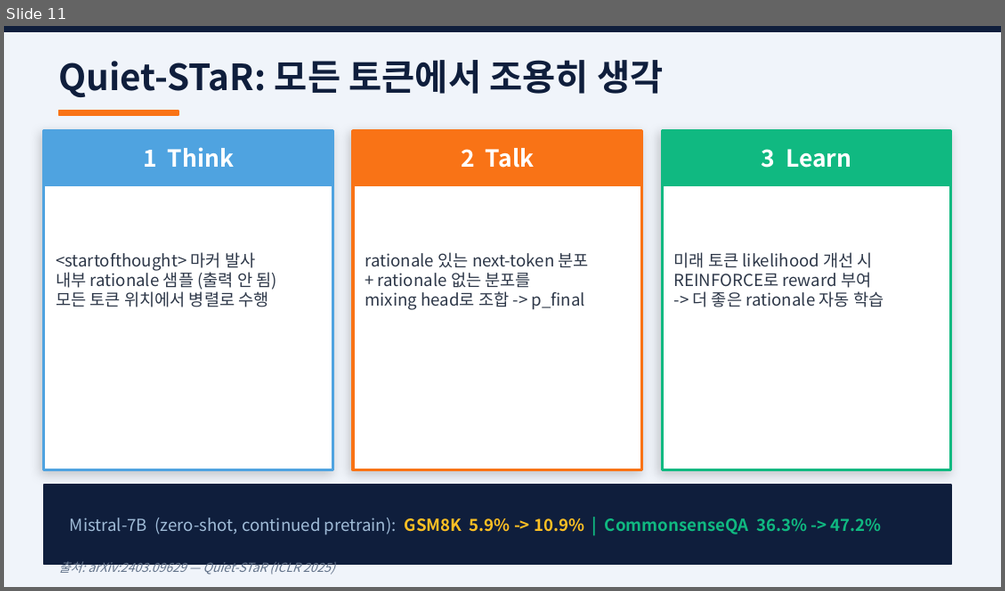
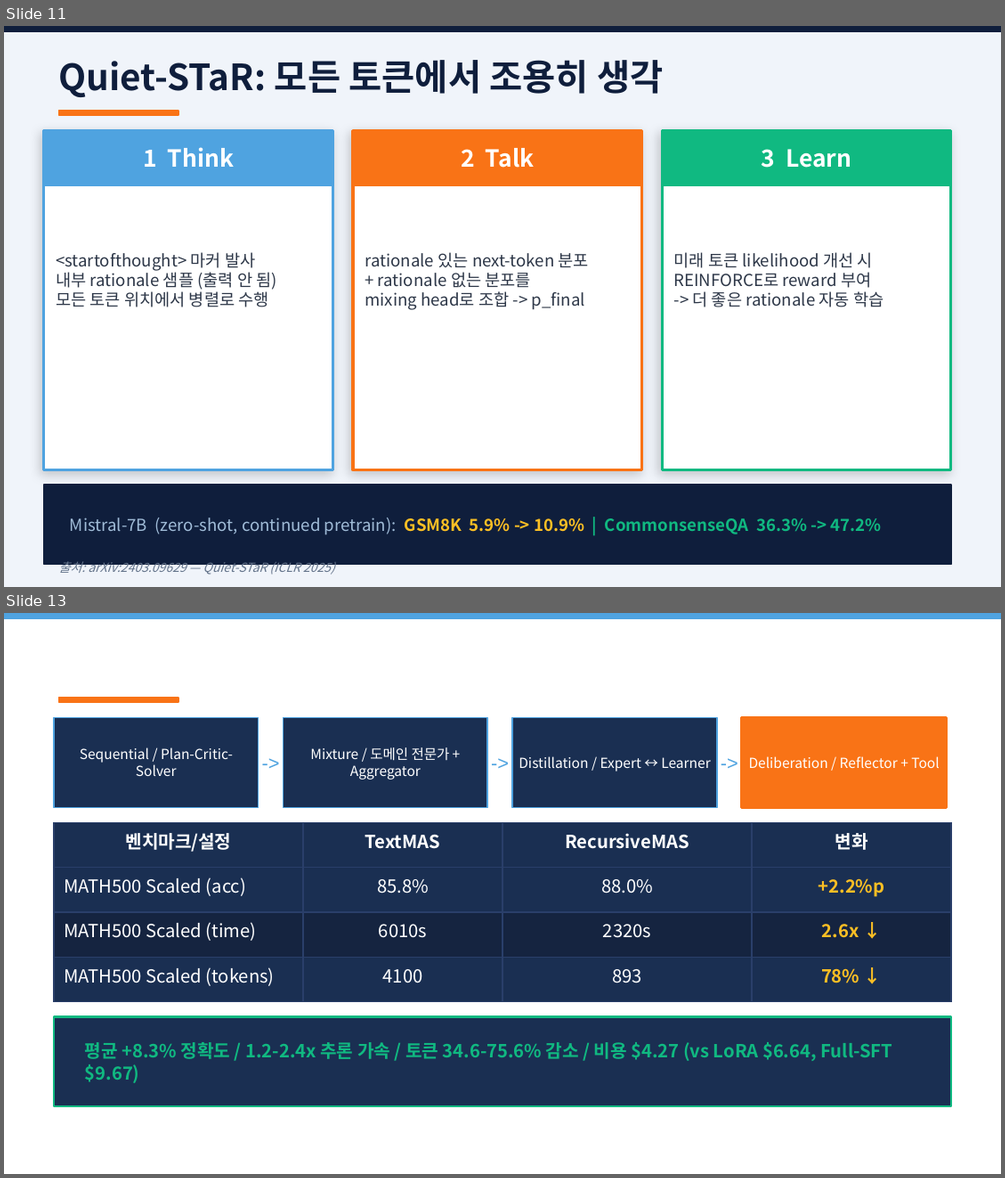
Before and after one commit to you-genie/auto_research, a slide deck: 2026-05-08-latent-reasoning/latent-reasoning-presentation.pptx. Shown one above the other, each under a label of ours: slide 11 before the commit, slides 11 and 13 after it; the slides between them are not shown. The pictures are 1005x591 and 1005x1178 pixels, drawn with LibreOffice and Linux fonts; fonts in the diff are those of the drawing. Boxes give left, top, right and bottom in pixels: in the first picture for what was removed or moved away, otherwise in the second. Text is boxed around its words. In the diff, an @@ line names an element or a change of style, - is before the commit and + after.

```diff
--- a/2026-05-08-latent-reasoning/latent-reasoning-presentation.pptx
+++ b/2026-05-08-latent-reasoning/latent-reasoning-presentation.pptx
@@ slide 13 added at [4, 613, 1001, 1174], background #FFFFFF @@
@@ rectangle added at [4, 613, 1001, 619], fill #4FA3E0, outline #4FA3E0 1 pt @@
@@ rectangle added at [54, 718, 259, 807], fill #1A2F52, outline #4FA3E0 1 pt @@
@@ rectangle added at [59, 698, 178, 702], fill #F97316, outline #F97316 1 pt @@
@@ text added at [259, 718, 283, 807], 14 pt, text #4FA3E0 @@
+->
@@ rectangle added at [283, 718, 487, 807], fill #1A2F52, outline #4FA3E0 1 pt @@
@@ text added at [487, 718, 512, 807], 14 pt, text #4FA3E0 @@
+->
@@ rectangle added at [512, 718, 717, 807], fill #1A2F52, outline #4FA3E0 1 pt @@
@@ text added at [717, 718, 742, 807], 14 pt, text #4FA3E0 @@
+->
@@ rectangle added at [742, 718, 946, 807], fill #F97316, outline #F97316 2 pt @@
@@ text added at [80, 747, 233, 776], 10 pt, text #FFFFFF @@
+Sequential / Plan-Critic-Solver
@@ text added at [310, 747, 450, 779], 10 pt, text #FFFFFF @@
+Mixture / 도메인 전문가 + Aggregator
@@ text added at [518, 756, 710, 771], 10 pt, text #FFFFFF @@
+Distillation / Expert ↔ Learner
@@ text added at [749, 756, 938, 768], 10 pt, text #FFFFFF @@
+Deliberation / Reflector + Tool
@@ table added at [54, 822, 951, 1002], 4 rows, 4 columns @@
+벤치마크/설정 | TextMAS | RecursiveMAS | 변화
+MATH500 Scaled (acc) | 85.8% | 88.0% | +2.2%p
+MATH500 Scaled (time) | 6010s | 2320s | 2.6x ↓
+MATH500 Scaled (tokens) | 4100 | 893 | 78% ↓
@@ rectangle added at [54, 1017, 951, 1106], fill #1A2F52, outline #10B981 1.5 pt @@
@@ text added at [85, 1042, 892, 1083], 13 pt, text #10B981, bold @@
+평균 +8.3% 정확도 / 1.2-2.4x 추론 가속 / 토큰 34.6-75.6% 감소 / 비용 $4.27 (vs LoRA $6.64, Full-SFT $9.67)
```
Also in this commit, not shown: 3 slides changed, 1 other slide added, 3 other files.
